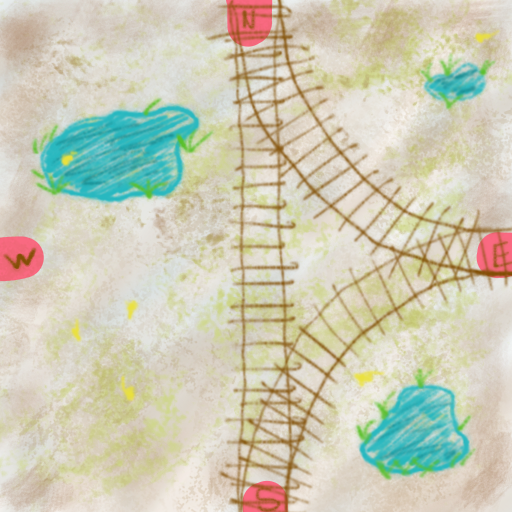
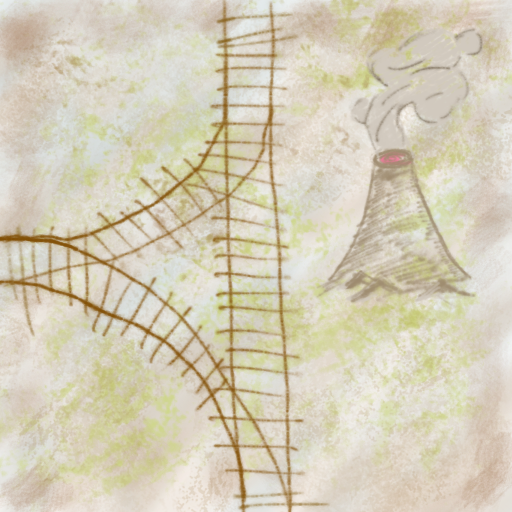
Layers edited between the first and the second 512 x 512 image:
hid group "Switch_T_E" (2 layers) over (x1=0, y1=0, x2=384, y2=320)
painted on "track" (7th of 17, in "Switch_T_E") over (x1=0, y1=0, x2=384, y2=320)
renamed "Switch_T_w" to "Switch_T_W", showed the group it (4 layers) over (x1=0, y1=0, x2=512, y2=512)
painted on "exta" (9th of 15, in "Switch_T_W") over (x1=204, y1=0, x2=256, y2=64)
painted on "Paint Layer 4" over (x1=320, y1=25, x2=512, y2=384)
painted on "track" (9th of 17, in "Switch_T_W") over (x1=0, y1=0, x2=448, y2=512)
painted on "texture" over (x1=0, y1=0, x2=512, y2=512)
hid "trackPoints", painted on it over (x1=0, y1=0, x2=512, y2=512)
painted on "Background" over (x1=0, y1=0, x2=512, y2=512)